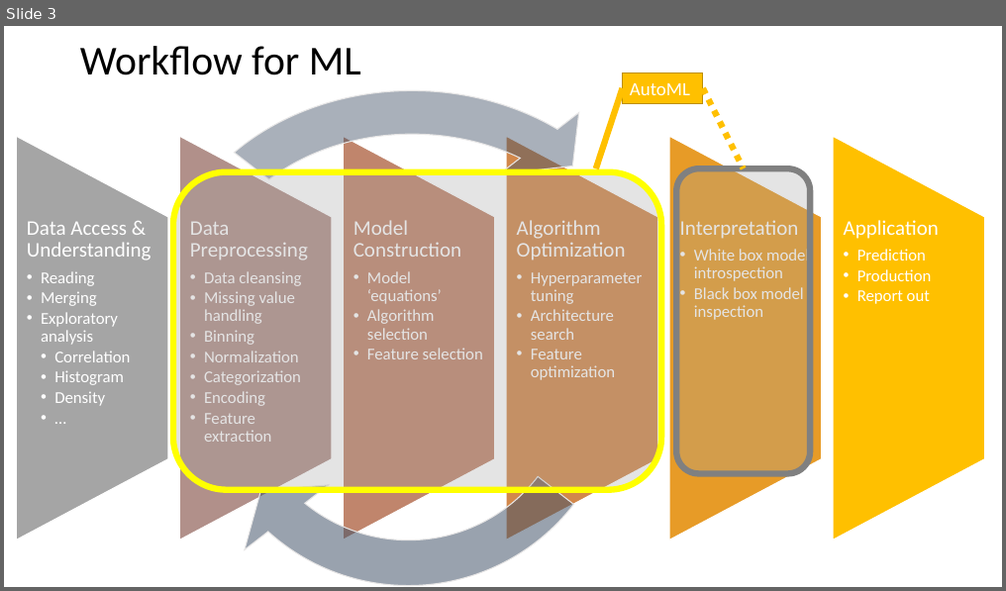
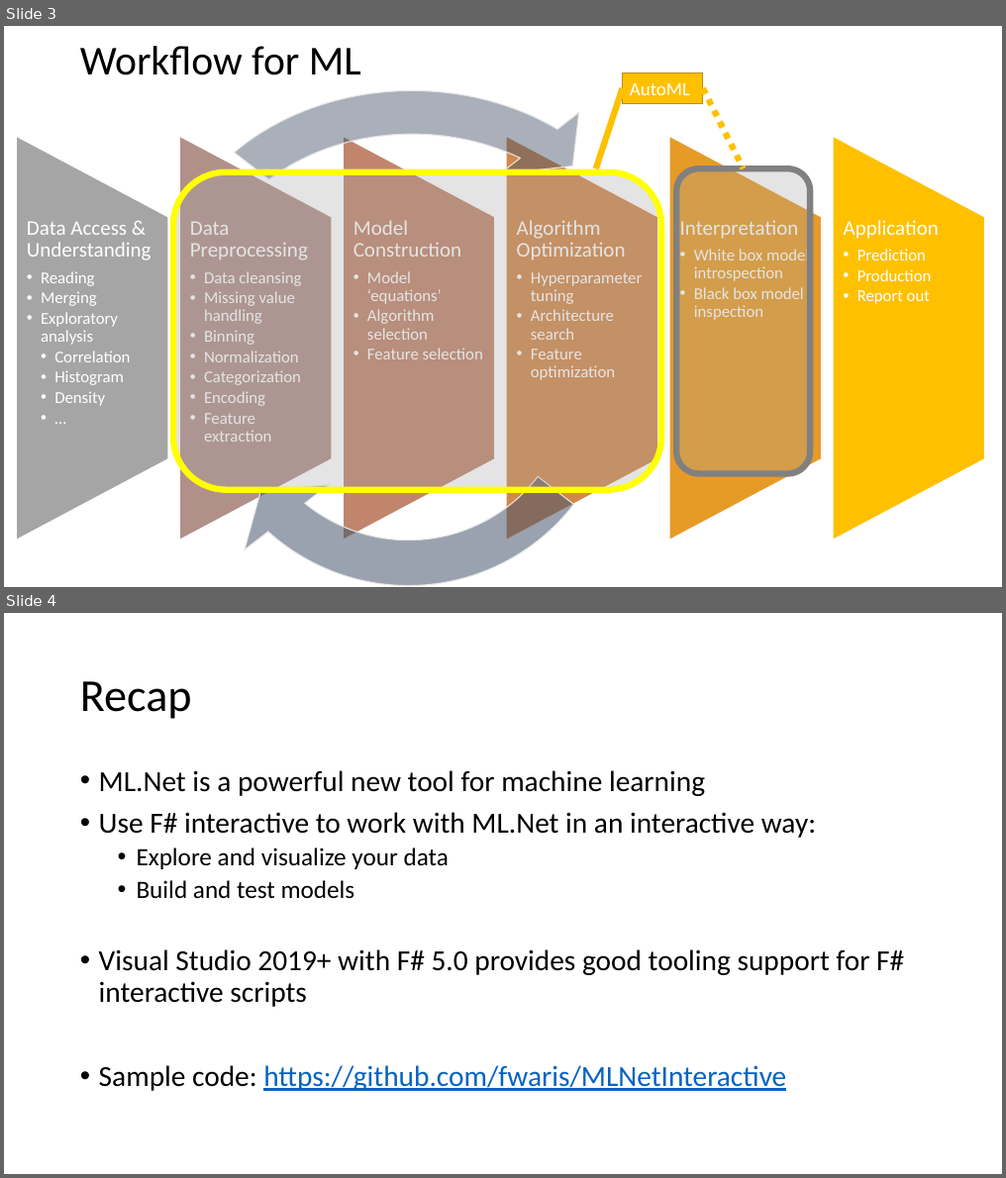
Before and after one commit to fwaris/MLNetInteractive, a slide deck: MLNet with F# Interactive.pptx. Shown one above the other, each under a label of ours: slide 3 before the commit, slides 3 and 4 after it. The pictures are 1006x591 and 1006x1178 pixels, drawn with LibreOffice and Linux fonts; fonts in the diff are those of the drawing. Boxes give left, top, right and bottom in pixels: in the first picture for what was removed or moved away, otherwise in the second. Text is boxed around its words. In the diff, an @@ line names an element or a change of style, - is before the commit and + after.

Commit message:
ppt update

```diff
--- a/MLNet with F# Interactive.pptx
+++ b/MLNet with F# Interactive.pptx
@@ slide 4 added at (4,613,1002,1174), background #FFFFFF @@
@@ title added at (80,681,192,719), 44 pt, text #000000 @@
+Recap
@@ text added at (99,770,904,1091), 28 pt, text #000000 @@
+• ML.Net is a powerful new tool for machine learning
+• Use F# interactive to work with ML.Net in an interactive way:
+  • Explore and visualize your data
+  • Build and test models
+• Visual Studio 2019+ with F# 5.0 provides good tooling support for F# interactive scripts
+• Sample code: https://github.com/fwaris/MLNetInteractive
```
